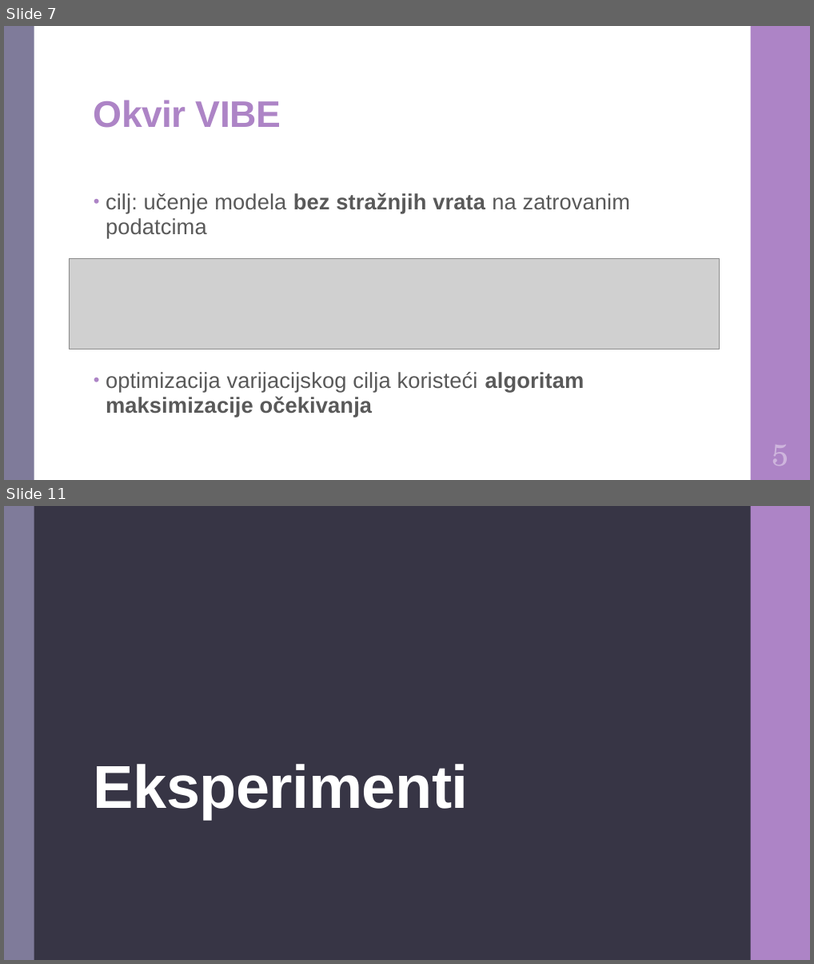
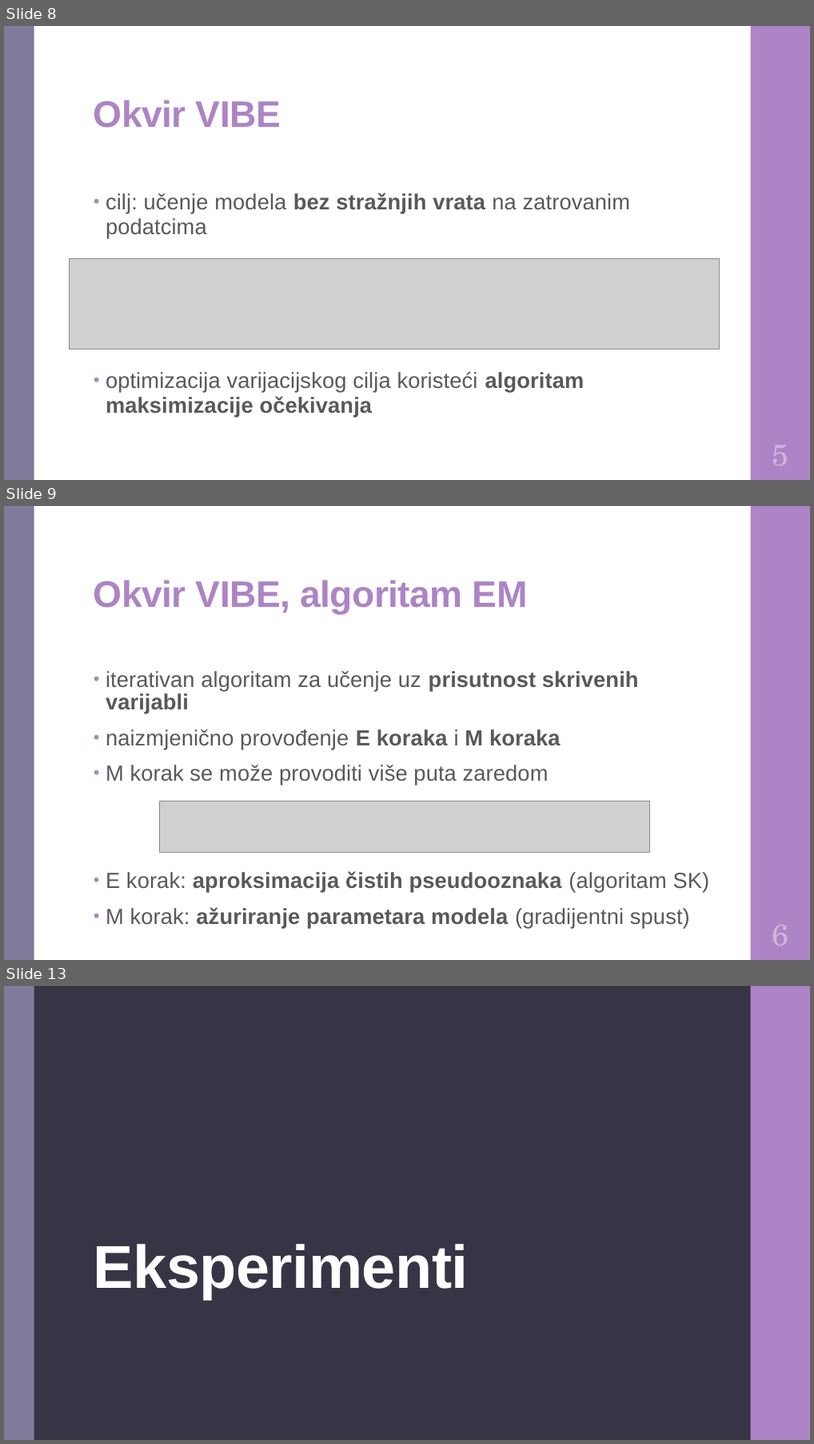
Before and after one commit to DomJamb/Diplomski-Rad-Doku, a slide deck: Prezentacija/Varijacijsko učenje na zašumljenim oznakama.pptx. Shown one above the other, each under a label of ours: slides 7 and 11 before the commit, slides 8, 9 and 13 after it; the slides between them are not shown. The pictures are 814x964 and 814x1444 pixels, drawn with LibreOffice and Linux fonts; fonts in the diff are those of the drawing; grey boxes stand for pictures. Boxes give left, top, right and bottom in pixels: in the first picture for what was removed or moved away, otherwise in the second. Text is boxed around its words. In the diff, an @@ line names an element or a change of style, - is before the commit and + after.

```diff
--- a/Prezentacija/Varijacijsko učenje na zašumljenim oznakama.pptx
+++ b/Prezentacija/Varijacijsko učenje na zašumljenim oznakama.pptx
@@ slide 9 added at (4, 506, 810, 960), background #FFFFFF; not listed: 2 template elements that a slide beside it also shows @@
@@ title added at (94, 580, 528, 614), 44 pt, text #AD84C6, bold @@
+Okvir VIBE, algoritam EM
@@ text added at (106, 671, 710, 928), 26 pt, text #595959 @@
+• iterativan algoritam za učenje uz prisutnost skrivenih varijabli
+• naizmjenično provođenje E koraka i M koraka
+• M korak se može provoditi više puta zaredom
+• E korak: aproksimacija čistih pseudooznaka (algoritam SK)
+• M korak: ažuriranje parametara modela (gradijentni spust)
@@ picture added at (159, 800, 650, 852) @@
@@ text added at (773, 924, 790, 945), 36 pt, text #CEB5DD @@
+6
@@ what was slide 7 is now slide 8 @@
@@ what was slide 11 is now slide 13 @@
```
Also in this commit, not shown: 15 slides changed, 1 other slide added, 1 other file.
